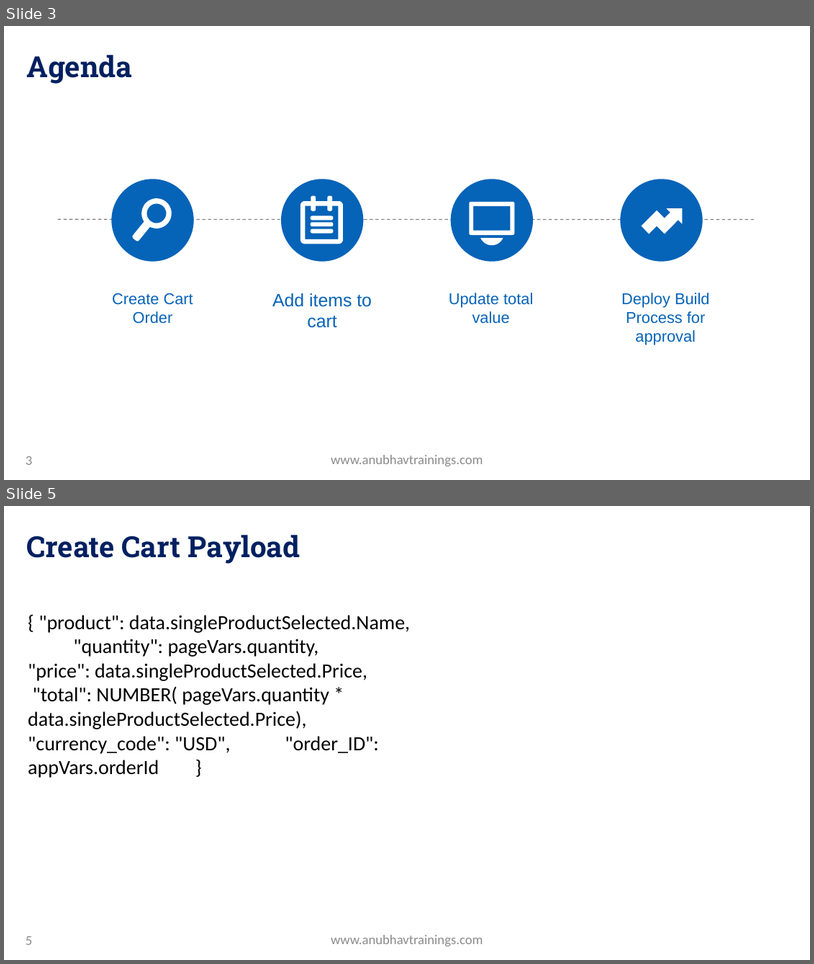
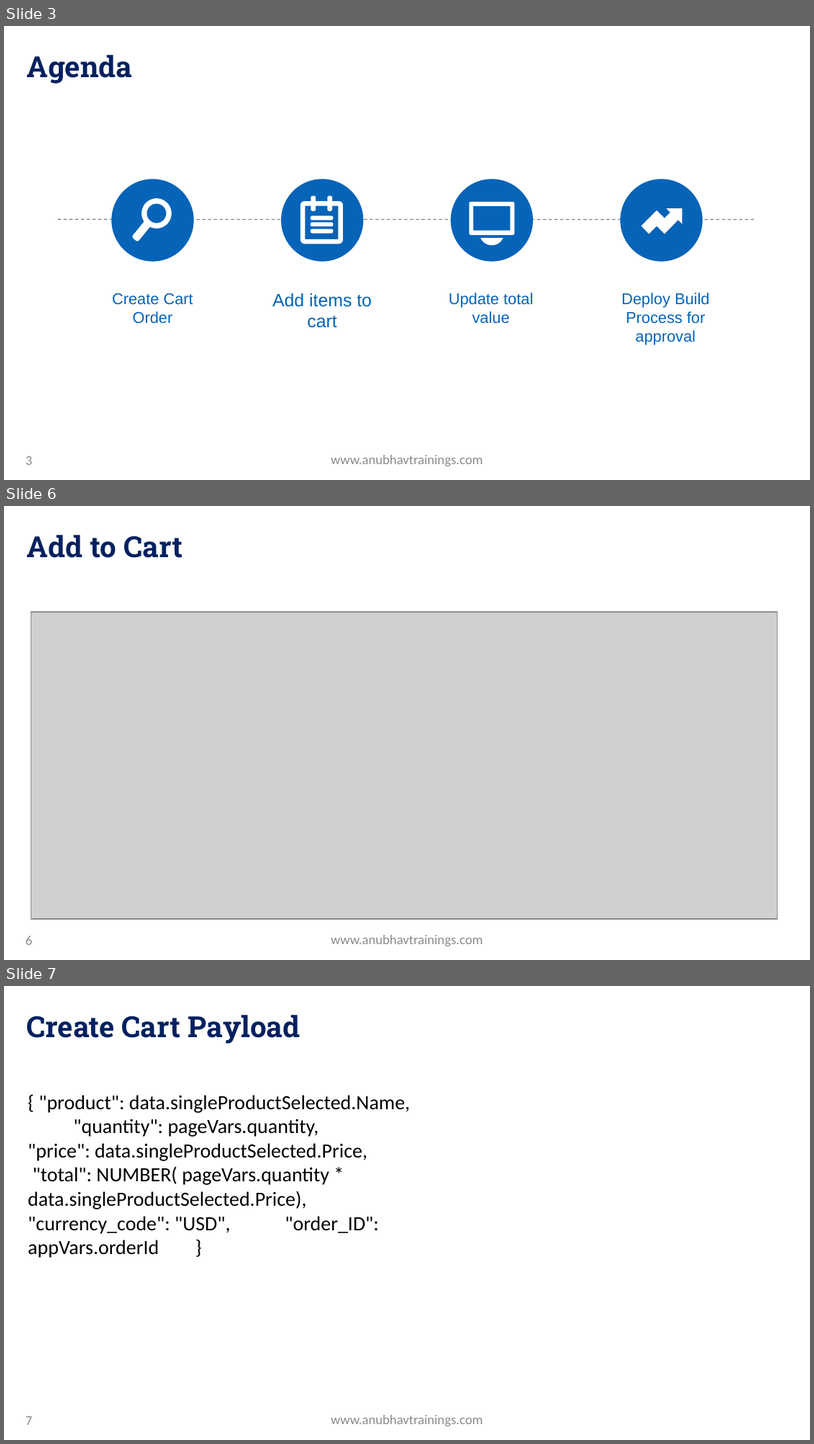
Before and after one commit to soyuztechnologies/SAP_Build_End_to_End, a slide deck: Day 24/SAP Build Training Day 24.pptx. Shown one above the other, each under a label of ours: slides 3 and 5 before the commit, slides 3, 6 and 7 after it; the slides between them are not shown. The pictures are 814x964 and 814x1444 pixels, drawn with LibreOffice and Linux fonts; fonts in the diff are those of the drawing; grey boxes stand for pictures; background and template pictures are left out. Boxes give left, top, right and bottom in pixels: in the first picture for what was removed or moved away, otherwise in the second. Text is boxed around its words. In the diff, an @@ line names an element or a change of style, - is before the commit and + after.

```diff
--- a/Day 24/SAP Build Training Day 24.pptx
+++ b/Day 24/SAP Build Training Day 24.pptx
@@ slide 6 added at bbox=[4, 506, 810, 960], background picture (left out) @@
@@ title added at bbox=[26, 535, 183, 558], 26 pt, text gradient #002060 to #0070C0, bold @@
+Add to Cart
@@ picture added at bbox=[31, 612, 777, 918] @@
@@ page number added at bbox=[26, 935, 32, 944], 12 pt, text #8C8C8C @@
+6
@@ text added at bbox=[331, 934, 483, 946], 12 pt, text #8C8C8C @@
+www.anubhavtrainings.com
@@ what was slide 5 is now slide 7 @@
@@ page number at bbox=[26, 1416, 32, 1424]: text changed @@
-5
+7
```
Also in this commit, not shown: 1 slide changed, 2 other slides added, 4 other files.
